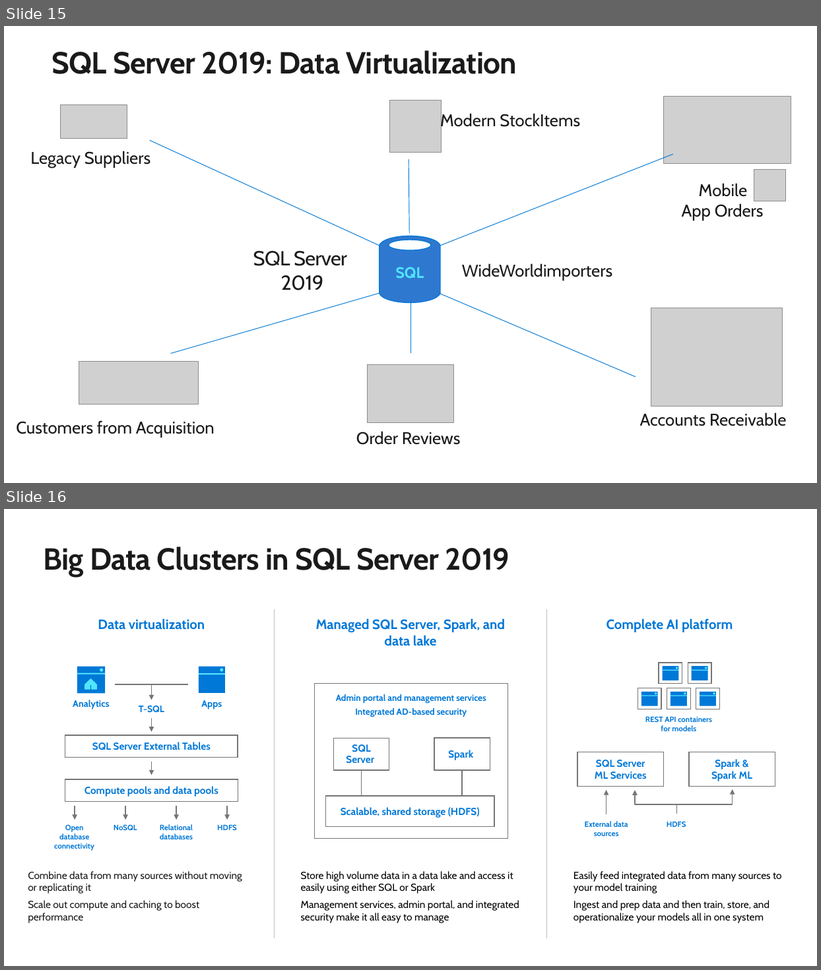
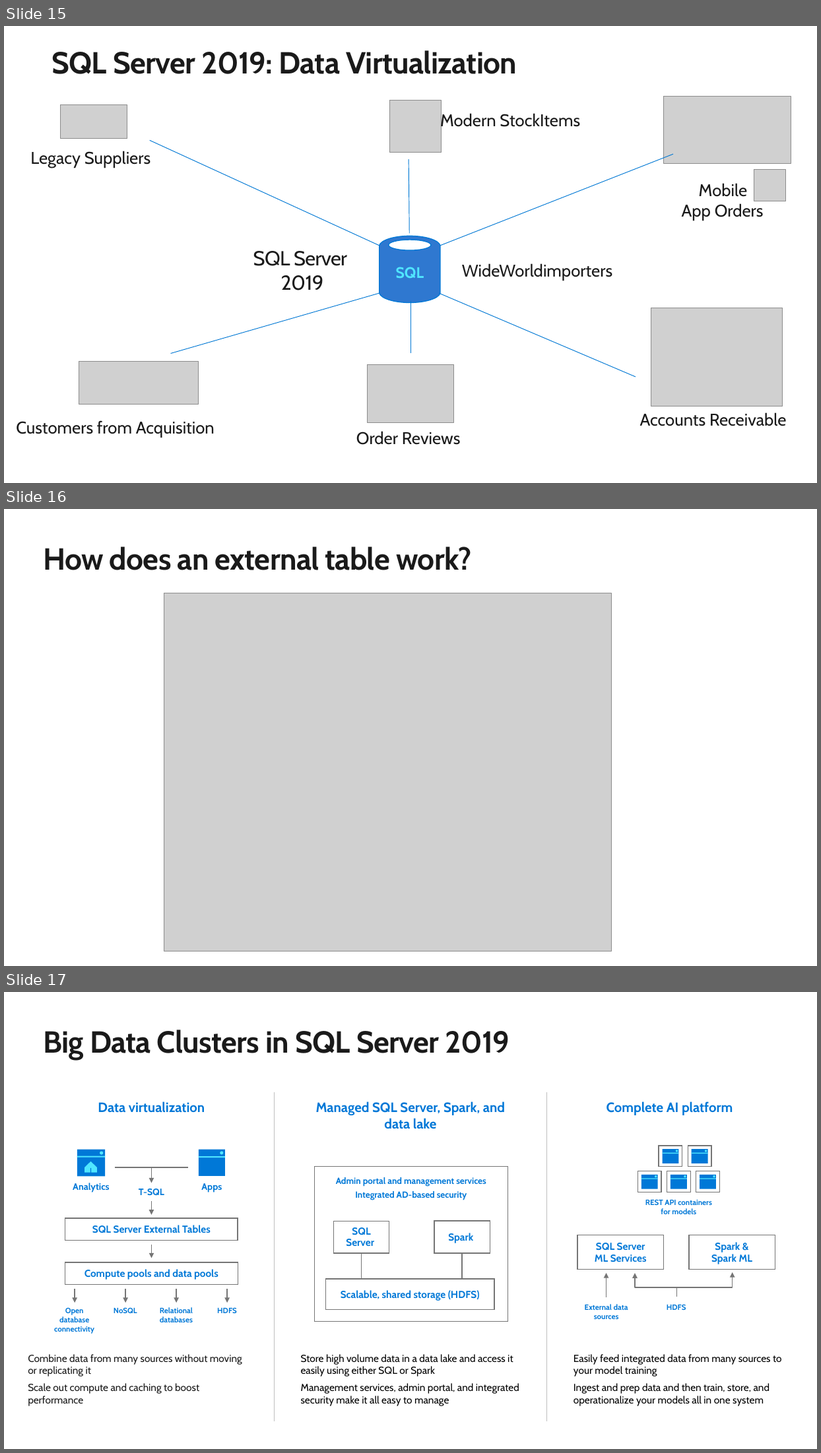
Before and after one commit to microsoft/sqlworkshops, a slide deck: SQLGroundToCloud/slides/SQL Server 2019 Modern Data Platform.pptx. Shown one above the other, each under a label of ours: slides 15 and 16 before the commit, slides 15, 16 and 17 after it. The pictures are 821x970 and 821x1453 pixels, drawn with LibreOffice and Linux fonts; fonts in the diff are those of the drawing; grey boxes stand for pictures; background and template pictures are left out. Boxes give left, top, right and bottom in pixels: in the first picture for what was removed or moved away, otherwise in the second. Text is boxed around its words. In the diff, an @@ line names an element or a change of style, - is before the commit and + after.

```diff
--- a/SQLGroundToCloud/slides/SQL Server 2019 Modern Data Platform.pptx
+++ b/SQLGroundToCloud/slides/SQL Server 2019 Modern Data Platform.pptx
@@ slide 16 added at (4,509,817,966), background #FFFFFF @@
@@ title added at (43,547,471,570), 36 pt, text #1A1A1A, bold @@
+How does an external table work?
@@ picture added at (164,593,612,952) @@
@@ what was slide 16 is now slide 17 @@
```
Also in this commit, not shown: 4 other files.
